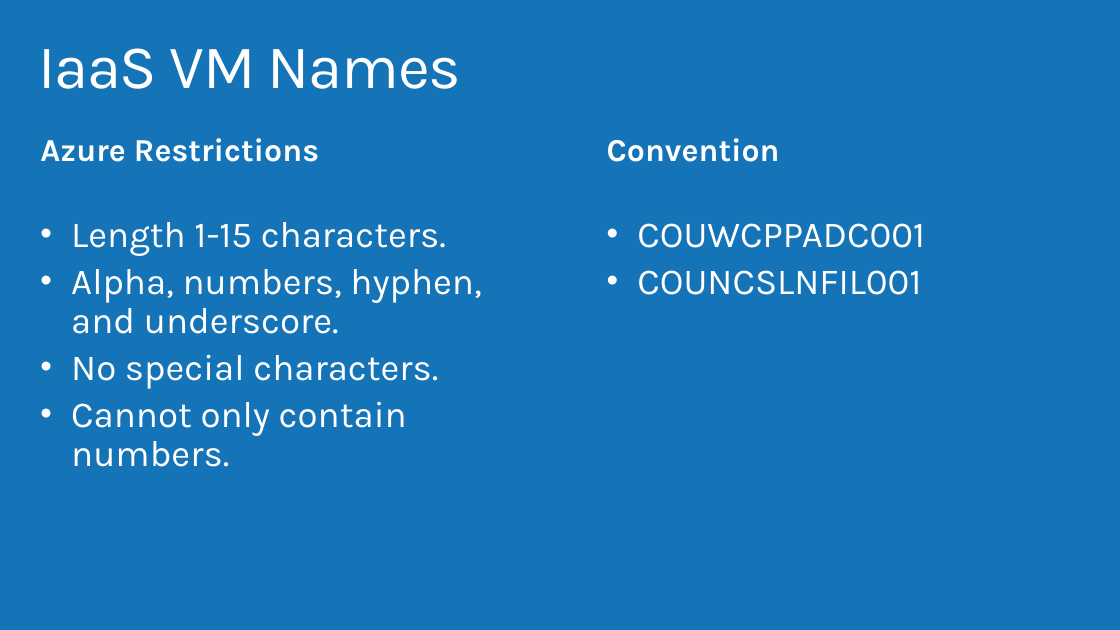
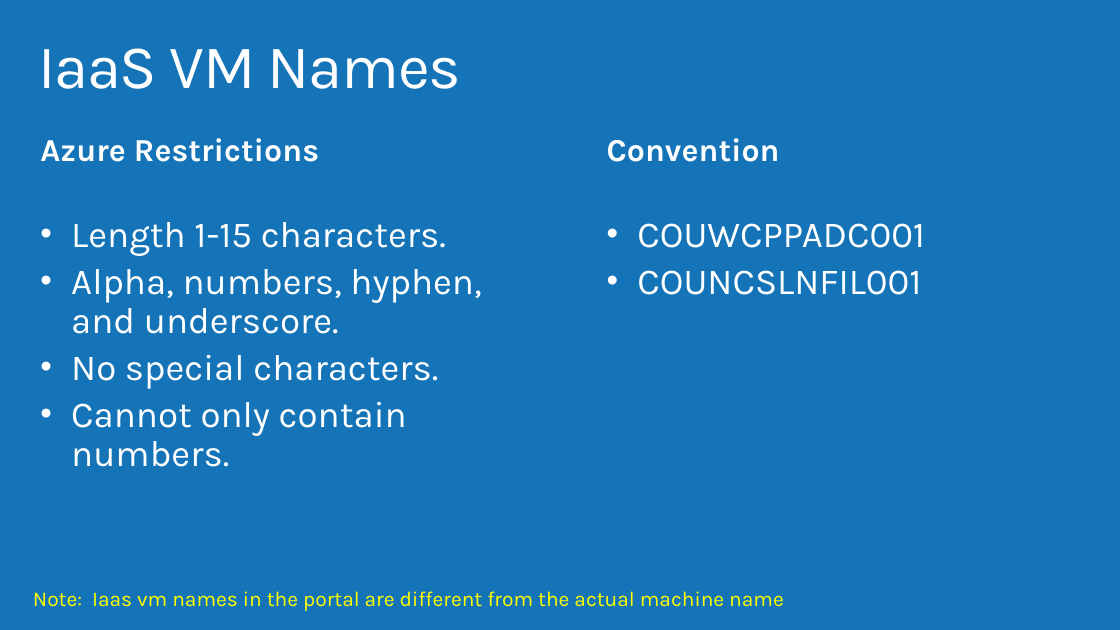
Before and after one commit to AzureCAT-GSI/Designing-and-Managing-Azure-Subscriptions, a slide deck: slide 43 of Designing and Managing Azure Subscriptions.pptx (slide 46 before the commit). Drawn at 1120x630 pixels with LibreOffice and Linux fonts; fonts in the diff are those of the drawing; background and template pictures are left out. Boxes give left, top, right and bottom in pixels: in the first picture for what was removed or moved away, otherwise in the second. Text is boxed around its words. In the diff, an @@ line names an element or a change of style, - is before the commit and + after.

```diff
--- a/Designing and Managing Azure Subscriptions.pptx
+++ b/Designing and Managing Azure Subscriptions.pptx
@@ text added at (33,591,784,611), 18 pt, text #FFFF00 @@
+Note: Iaas vm names in the portal are different from the actual machine name
```
Also in this commit, not shown: 20 other slides changed, 1 slide added, 6 slides removed.
